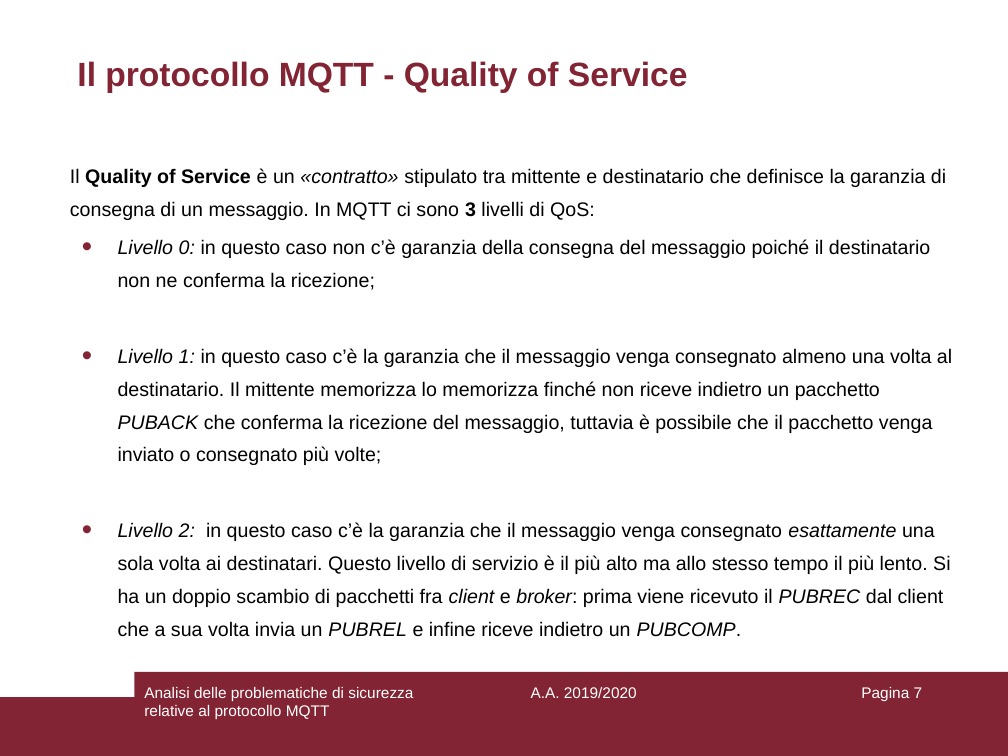
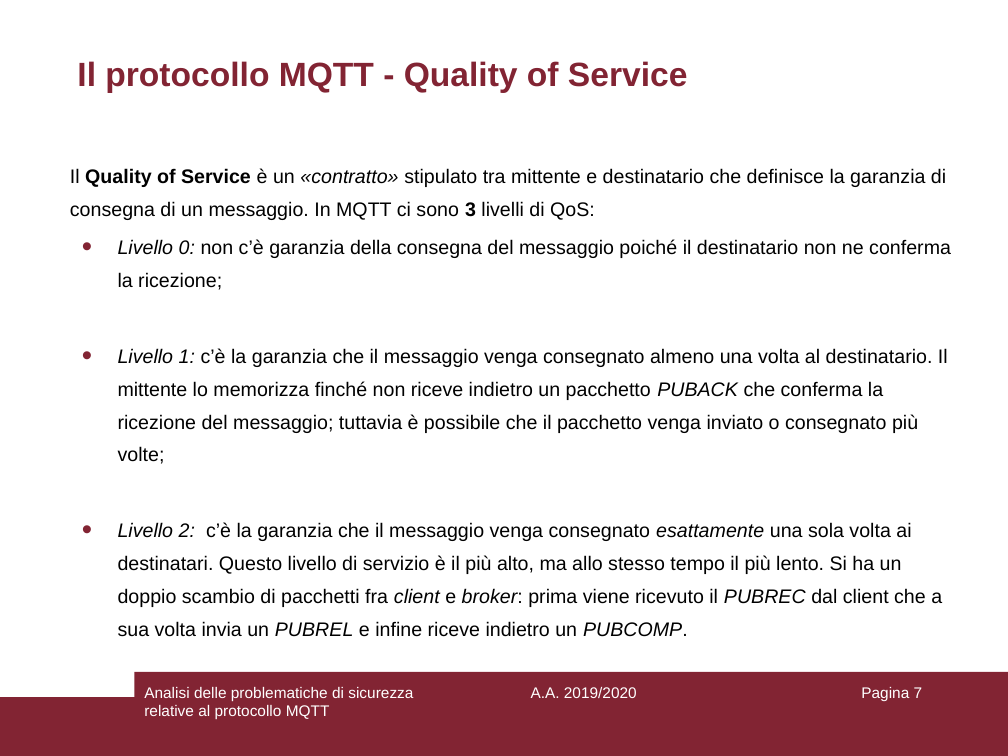
Before and after one commit to aedoardo/bachelor-degree-thesis, a slide deck: slide 7 of slides/Presentazione.ppt. Drawn at 1008x756 pixels with LibreOffice and Linux fonts; fonts in the diff are those of the drawing. Boxes give left, top, right and bottom in pixels: in the first picture for what was removed or moved away, otherwise in the second. Text is boxed around its words. In the diff, an @@ line names an element or a change of style, - is before the commit and + after.

```diff
--- a/slides/Presentazione.ppt
+++ b/slides/Presentazione.ppt
@@ text at (118,239,951,637): text changed @@
-• Livello 0: in questo caso non c’è garanzia della consegna del messaggio poiché il destinatario non ne conferma la ricezione;
-• Livello 1: in questo caso c’è la garanzia che il messaggio venga consegnato almeno una volta al destinatario. Il mittente memorizza lo memorizza finché non riceve indietro un pacchetto PUBACK che conferma la ricezione del messaggio, tuttavia è possibile che il pacchetto venga inviato o consegnato più volte;
-• Livello 2: in questo caso c’è la garanzia che il messaggio venga consegnato esattamente una sola volta ai destinatari. Questo livello di servizio è il più alto ma allo stesso tempo il più lento. Si ha un doppio scambio di pacchetti fra client e broker: prima viene ricevuto il PUBREC dal client che a sua volta invia un PUBREL e infine riceve indietro un PUBCOMP.
+• Livello 0: non c’è garanzia della consegna del messaggio poiché il destinatario non ne conferma la ricezione;
+• Livello 1: c’è la garanzia che il messaggio venga consegnato almeno una volta al destinatario. Il mittente lo memorizza finché non riceve indietro un pacchetto PUBACK che conferma la ricezione del messaggio; tuttavia è possibile che il pacchetto venga inviato o consegnato più volte;
+• Livello 2: c’è la garanzia che il messaggio venga consegnato esattamente una sola volta ai destinatari. Questo livello di servizio è il più alto, ma allo stesso tempo il più lento. Si ha un doppio scambio di pacchetti fra client e broker: prima viene ricevuto il PUBREC dal client che a sua volta invia un PUBREL e infine riceve indietro un PUBCOMP.
```
Also in this commit, not shown: 7 other slides changed, 1 other file.
